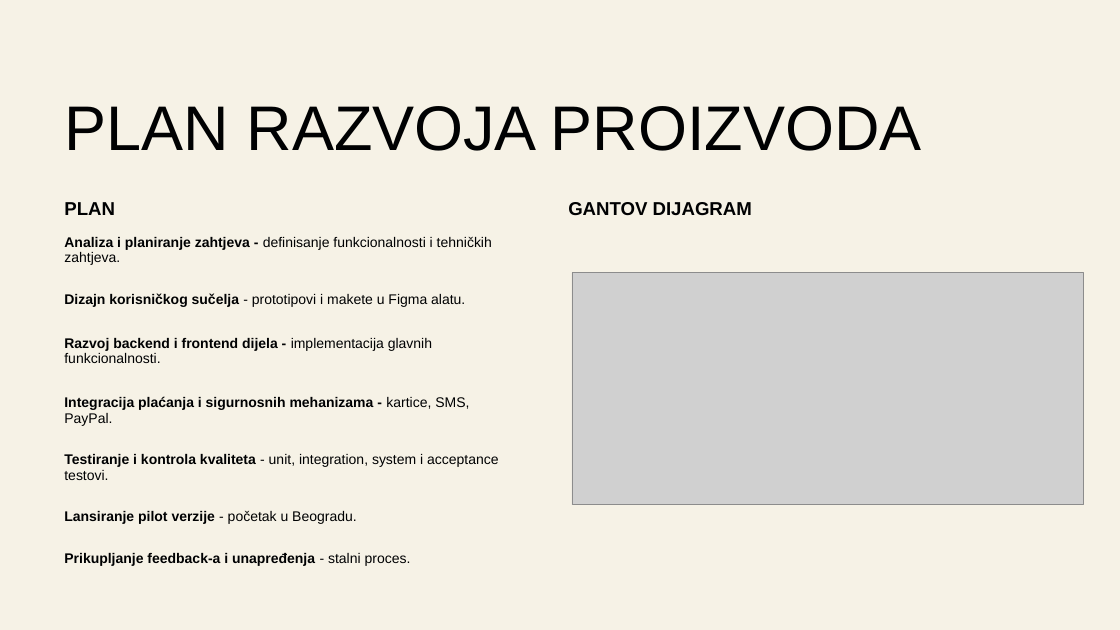
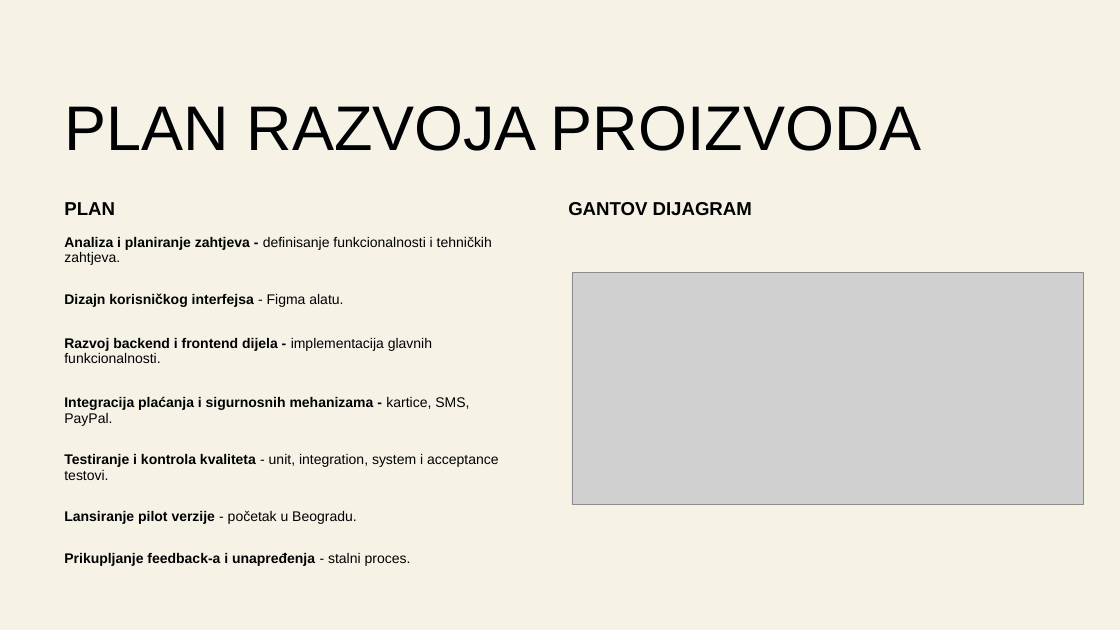
Before and after one commit to MastilovicRadoslav/startup_launch_simulation, a slide deck: slide 10 of Final presentation.pptx. Drawn at 1120x630 pixels with LibreOffice and Linux fonts; fonts in the diff are those of the drawing; grey boxes stand for pictures. Boxes give left, top, right and bottom in pixels: in the first picture for what was removed or moved away, otherwise in the second. Text is boxed around its words. In the diff, an @@ line names an element or a change of style, - is before the commit and + after.

```diff
--- a/Final presentation.pptx
+++ b/Final presentation.pptx
@@ text at bbox=[64, 293, 343, 307]: text changed; bold on @@
-  Dizajn korisničkog sučelja - prototipovi i makete u Figma alatu.
+  Dizajn korisničkog interfejsa - Figma alatu.
```
Also in this commit, not shown: 3 other slides changed, 6 other files.
